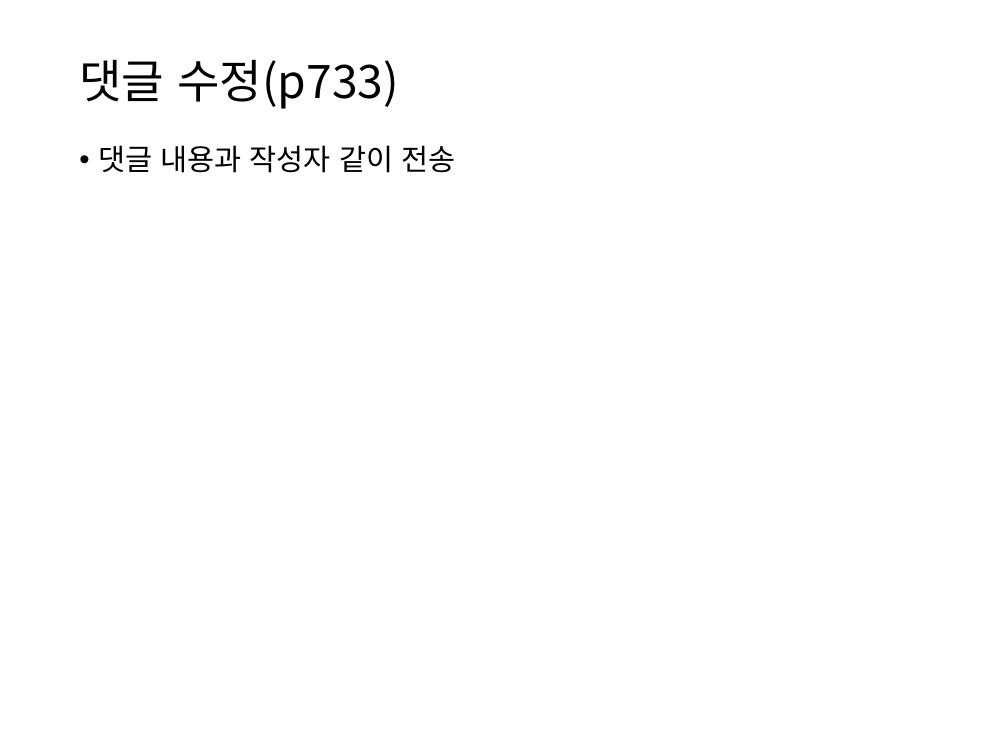
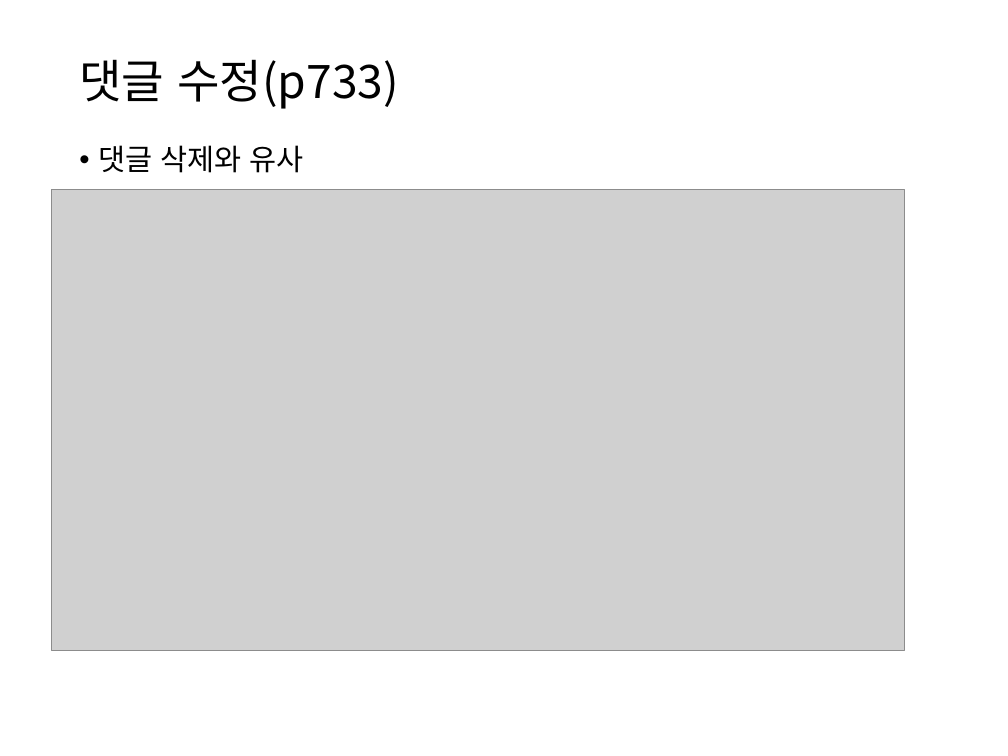
Before and after one commit to itrecipe/Web_Study_ez, a slide deck: slide 74 of spring - 학습자료/코드로 배우는 스프링 웹 프로젝트 (개정판) 학습자료/PART7.pptx (slide 72 before the commit). Drawn at 1008x756 pixels with LibreOffice and Linux fonts; fonts in the diff are those of the drawing; grey boxes stand for pictures. Boxes give left, top, right and bottom in pixels: in the first picture for what was removed or moved away, otherwise in the second. Text is boxed around its words. In the diff, an @@ line names an element or a change of style, - is before the commit and + after.

```diff
--- a/spring - 학습자료/코드로 배우는 스프링 웹 프로젝트 (개정판) 학습자료/PART7.pptx
+++ b/spring - 학습자료/코드로 배우는 스프링 웹 프로젝트 (개정판) 학습자료/PART7.pptx
@@ text at [98,145,304,173]: text changed @@
-• 댓글 내용과 작성자 같이 전송
+• 댓글 삭제와 유사
@@ picture added at [52,190,905,650] @@
```
Also in this commit, not shown: 9 other slides changed, 3 slides added, 1 other file.
